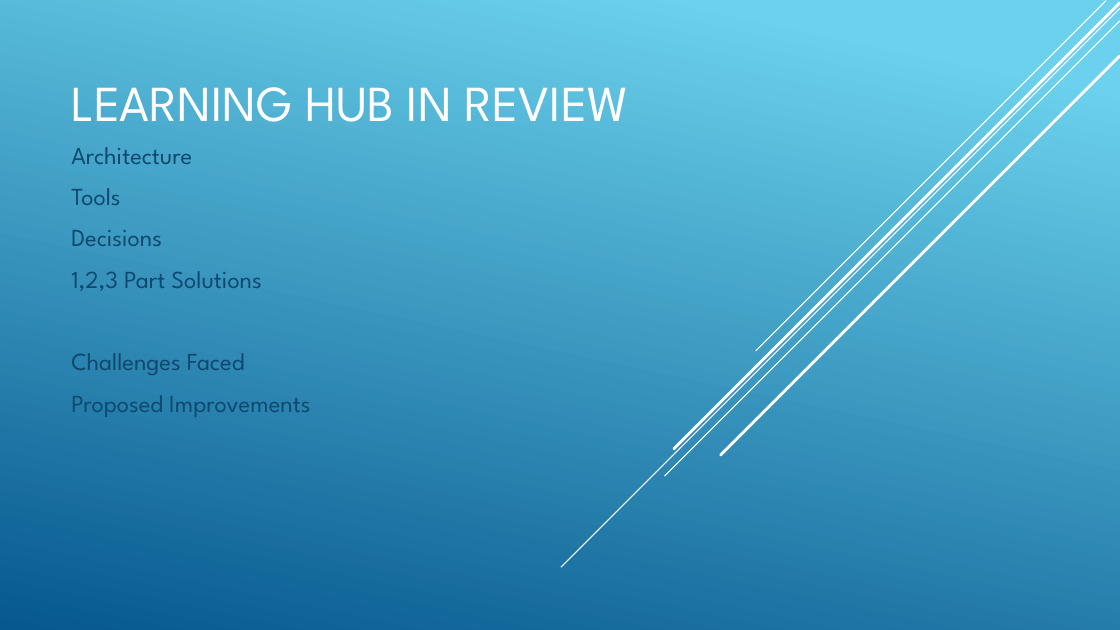
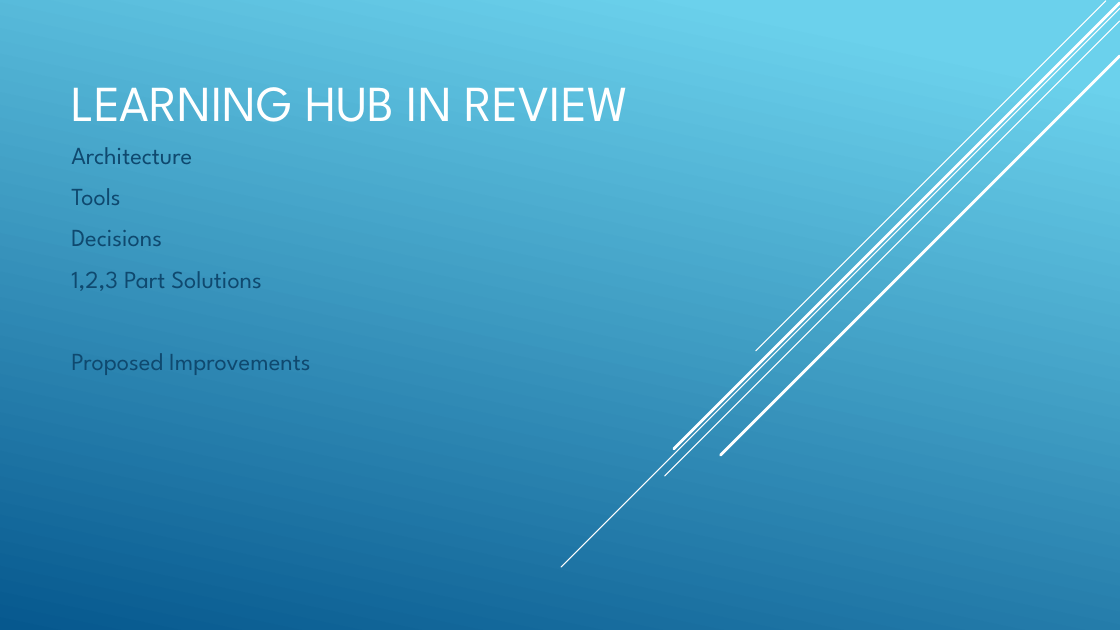
Before and after one commit to FTheron/LearningHub, a slide deck: slide 1 of LearningHubInReview.pptx. Drawn at 1120x630 pixels with LibreOffice and Linux fonts; fonts in the diff are those of the drawing. Boxes give left, top, right and bottom in pixels: in the first picture for what was removed or moved away, otherwise in the second. Text is boxed around its words. In the diff, an @@ line names an element or a change of style, - is before the commit and + after.

```diff
--- a/LearningHubInReview.pptx
+++ b/LearningHubInReview.pptx
@@ subtitle at (x1=71, y1=353, x2=245, y2=375): paragraph removed @@
-Challenges Faced
```
Also in this commit, not shown: 5 other slides changed, 1 slide removed.
